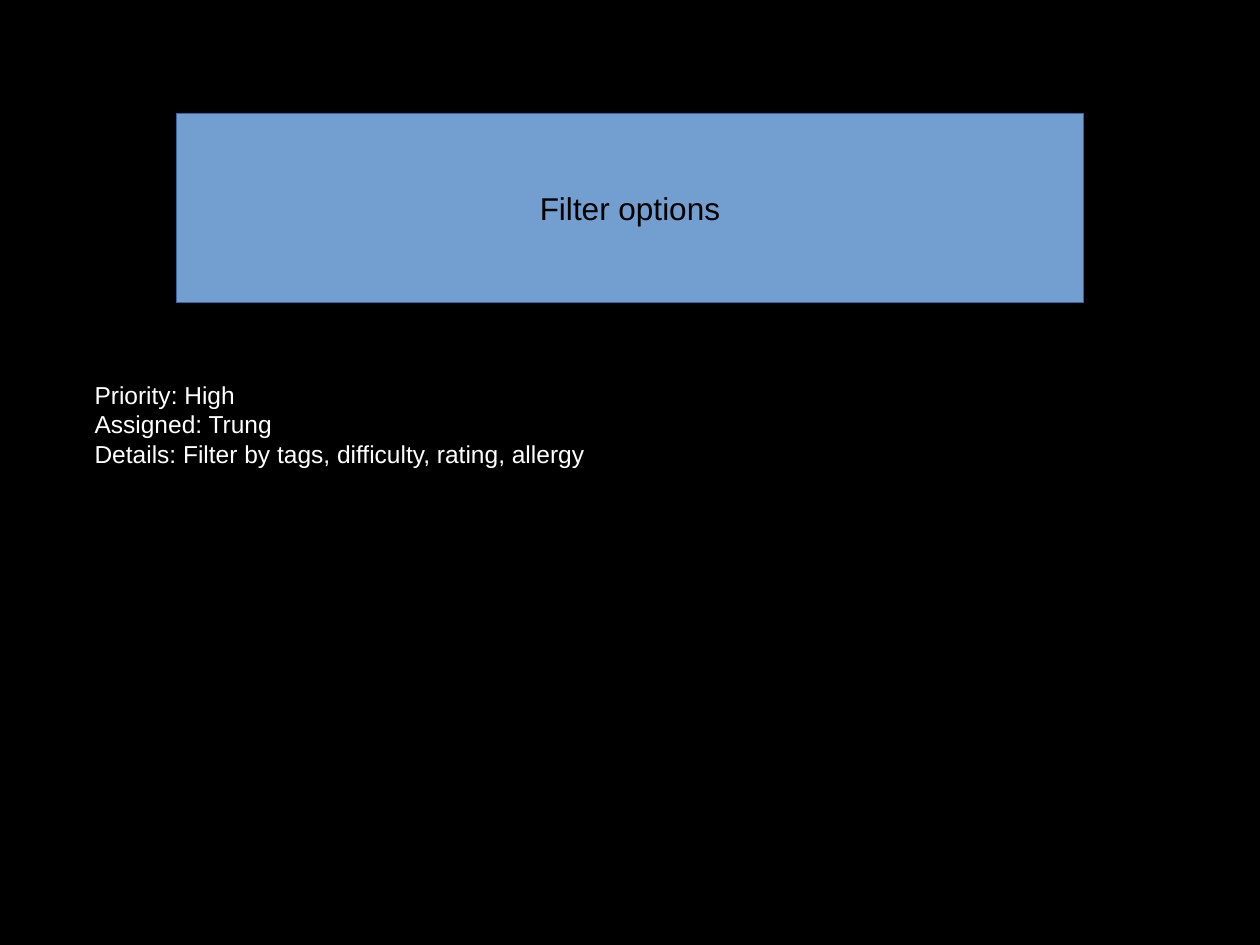
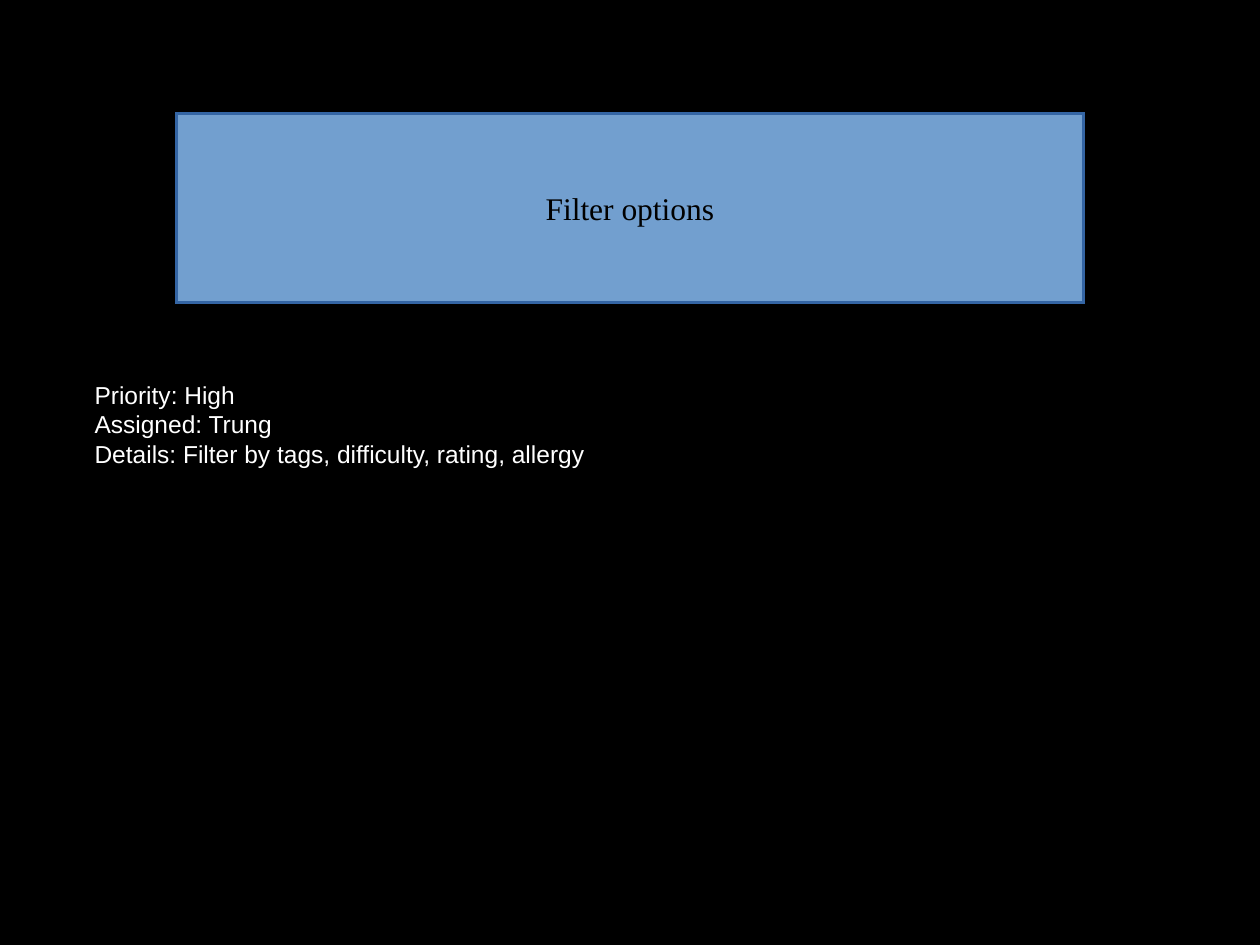
Before and after one commit to ucsdCSE110wi16/CSE110M240T7, a slide deck: slide 16 of CSE-110-Project-Cookbook.odp. Drawn at 1260x945 pixels with LibreOffice and Linux fonts; fonts in the diff are those of the drawing. Boxes give left, top, right and bottom in pixels: in the first picture for what was removed or moved away, otherwise in the second. Text is boxed around its words. In the diff, an @@ line names an element or a change of style, - is before the commit and + after.

```diff
--- a/CSE-110-Project-Cookbook.odp
+++ b/CSE-110-Project-Cookbook.odp
@@ rectangle removed at bbox=[176, 113, 1084, 302] @@
-Filter options
@@ freeform shape added at bbox=[176, 113, 1084, 302], fill #729FCF, outline #3465A4 2.01 pt, 18 pt, text #000000 @@
+Filter options
```
Also in this commit, not shown: 6 other slides changed.
